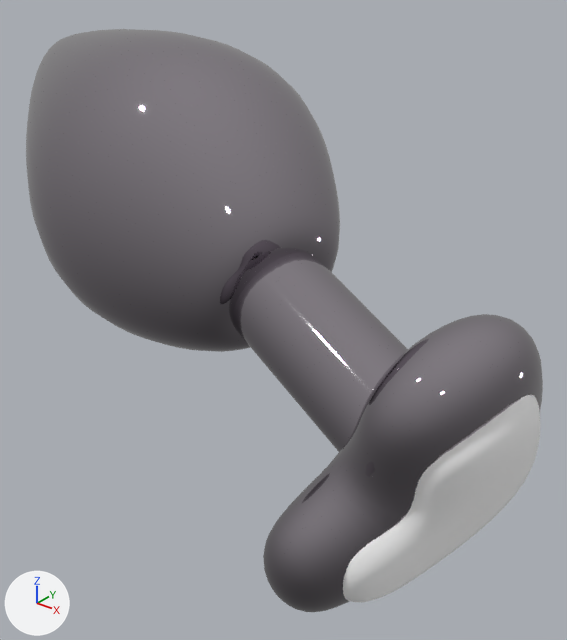
A saved change to the glTF model model4.glb.
Rendered twice from a 50 mm camera at (1.8, -2.31, 0.33) aimed at (-0.17, 0.14, -1.19). Lighting does not change. The marker at lower left points along +X, +Y and +Z. Vertices at the same position are counted once.
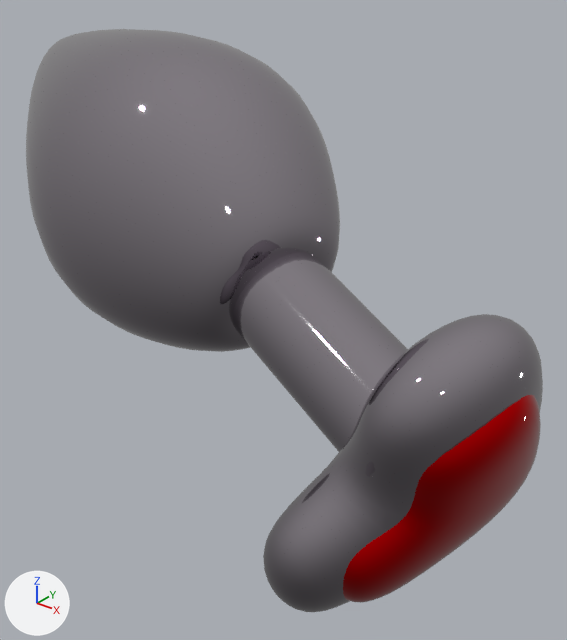
Changed parts and their boxes (x1, y1, x2, y2) in the pictures (567 x 640 px):
part 1 of me_cylinder, recoloured (white to red)
    both: (343, 395, 541, 603)

Diff of the bpy script that builds the scene:
```diff
--- a/model4.glb.py
+++ b/model4.glb.py
@@ mat_material_002 @@
+mat_material_002 = principled_material('Material.002')
+mat_material_002.base_color = (0.8, 0.0, 0.00205)  # red #e70007
+mat_material_002.metallic = 1.0
+mat_material_002.roughness = 0.0
@@ me_cylinder @@
 me_cylinder.from_pydata(...)  # 3014 vertices, 6012 faces; spans x -2.08..1.06, y -0.79..0.87, z -0.83..1.04
 # used by ob_cylinder; location = (0.048, 0.0, -1.08)
+# me_cylinder part 1: all 1792 faces that had it switch from mat_crystal (white #ffffff) to mat_material_002 (red #e70007)
 me_cylinder.materials.append(mat_metal)
```
